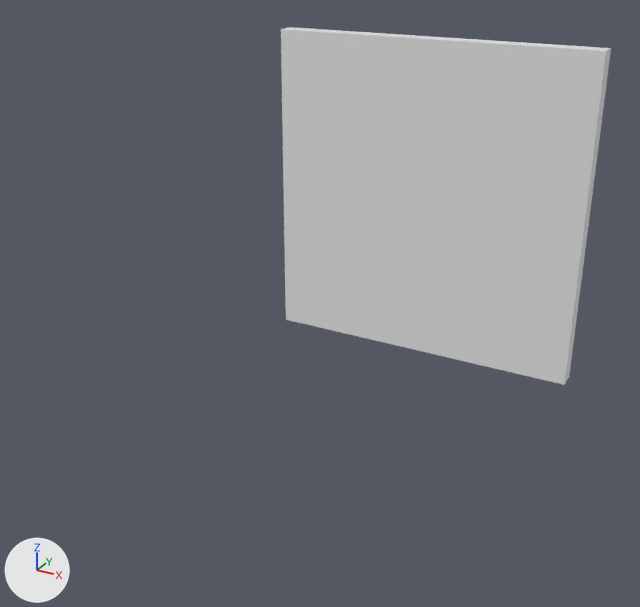
A saved change to the Blender file BlenderFiles/blender2.79/room.blend.
Both versions are drawn from a 50 mm lens placed at (5.01, -9.88, 6.5), pointed at (-0.28, -0.25, 1.69). The axes (+X, +Y, +Z) are drawn at lower left. The lights are the same throughout.
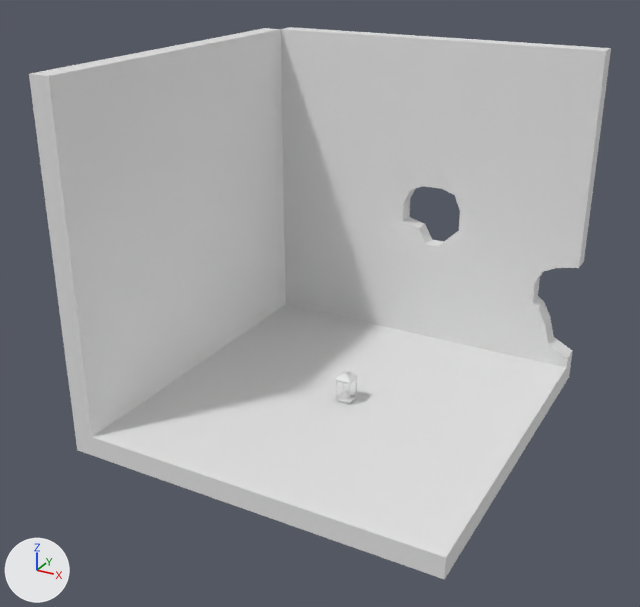
Pixel boxes [x1, y1, x2, y2] of what changed, in the pictures (640 x 607 px):
```json
{"object": "Cube.002", "change": "reshaped", "before": [281, 27, 611, 385], "after": [281, 27, 611, 384]}
{"object": "Cube.001", "change": "shown", "after": [29, 28, 285, 456]}
{"object": "Cube", "change": "shown", "after": [92, 304, 566, 580]}
{"object": "Cube.003", "change": "added", "after": [335, 370, 358, 404]}
{"part": 1, "of": "me_cube_003", "change": "added", "after": [281, 27, 611, 384]}
```

Edits to the scene script, one JSON object a line:
```json
{"op": "add", "block": "mat_lamp", "code": ["mat_lamp = diffuse_material('Lamp')", "mat_lamp.base_color = (0.8, 0.8, 0.8)  # white #e7e7e7"]}
{"block": "me_cube_003", "where": "# used by ob_cube_002; location = (0.0, 2.65, 2.35); rotation_euler = (1.571, 1.571, 0.0), in degrees (90, 90, 0); scale = (2.5, 2.5, 0.15)"}
{"op": "remove", "block": "me_cube_003", "code": "me_cube_003.from_pydata(...)  # 8 vertices, 6 faces; spans x -1.0..1.0, y -1.0..1.0, z -1.0..1.0"}
{"op": "add", "block": "me_cube_003", "code": "me_cube_003.from_pydata(...)  # 566 vertices, 566 faces; spans x -1.0..1.0, y -1.0..1.0, z -1.0..1.0"}
{"block": "me_cube_003", "change": "me_cube_003 part 1: 558 vertices added at x -1.0..1.0, y -1.0..1.0, z -1.0..1.0"}
{"op": "add", "block": "me_cube", "code": ["me_cube = bpy.data.meshes.new('Cube')", "me_cube.from_pydata(...)  # 68 vertices, 79 faces; spans x -1.1..1.1, y -1.1..1.1, z -1.0..1.56", "me_cube.materials.append(mat_lamp)  # white #e7e7e7"]}
{"op": "remove", "block": "ob_cube", "code": "ob_cube.hide_viewport = True"}
{"op": "remove", "block": "ob_cube_001", "code": "ob_cube_001.hide_viewport = True"}
{"op": "add", "block": "ob_cube_003", "code": ["ob_cube_003 = bpy.data.objects.new('Cube.003', me_cube)", "ob_cube_003.location = (0.0, 0.0, 0.35)", "ob_cube_003.scale = (0.112, 0.112, 0.17)"]}
```
